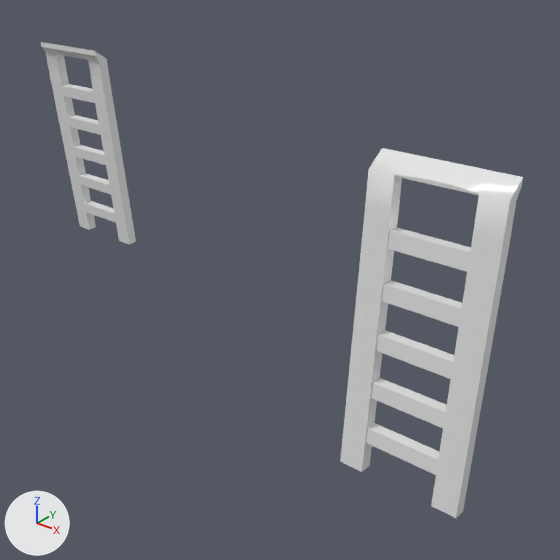
What one commit did to the FBX model CandificationV2/Assets/Meshes/servants_ladder.fbx.
Before and after are seen from a 50 mm camera at (0.0532, -0.1387, 0.0403) aimed at (0.0098, -0.0844, 0.0066). Arrows for +X, +Y and +Z are at lower left; the lights stay in place. Where no turn or scale is listed for an object, it has been applied to the vertices.

Script lines for the objects in view, before the commit:
```python
me_mesh = bpy.data.meshes.new('Mesh')
me_mesh.from_pydata(...)  # 276 vertices, 279 faces; spans x -0.0051..0.0051, y -0.0025..0.0012, z -0.006..0.0191
me_mesh.materials.append(mat_pasted__pasted__standardsurface5)  # white #e7e7e7
me_mesh_001 = bpy.data.meshes.new('Mesh.001')
me_mesh_001.from_pydata(...)  # 276 vertices, 279 faces; spans x -0.0051..0.0051, y -0.0012..0.0025, z -0.006..0.0191
me_mesh_001.materials.append(mat_pasted__pasted__standardsurface5)  # white #e7e7e7
ob_ladder = bpy.data.objects.new('ladder', me_mesh_001)
ob_ladder.location = (0.031, -0.0957, 0.0059)
ob_ladder3 = bpy.data.objects.new('ladder3', me_mesh)
ob_ladder3.location = (-0.0261, -0.0777, 0.0059)
```
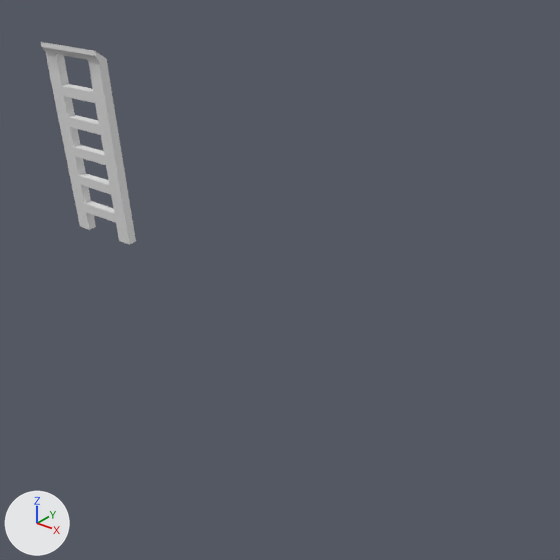
Pixel boxes (x1, y1, x2, y2) of what changed, in the pictures (560 x 560 px):
'ladder', deleted
    before: (340, 148, 523, 518)

The change, as a list of edits to the scene's bpy script:
```text
Remove ob_ladder:
    ob_ladder = bpy.data.objects.new('ladder', me_mesh_001)
    ob_ladder.location = (0.031, -0.0957, 0.0059)
```
